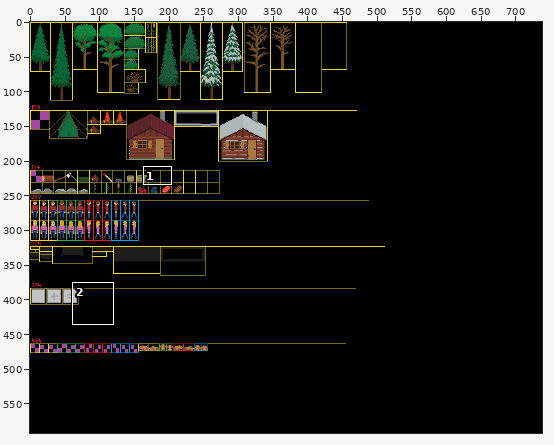
Two states of a sprite sheet, Textures/Textures.png. Above: a wide view before the commit, with the close-up outlined.
Close-up. As it was:
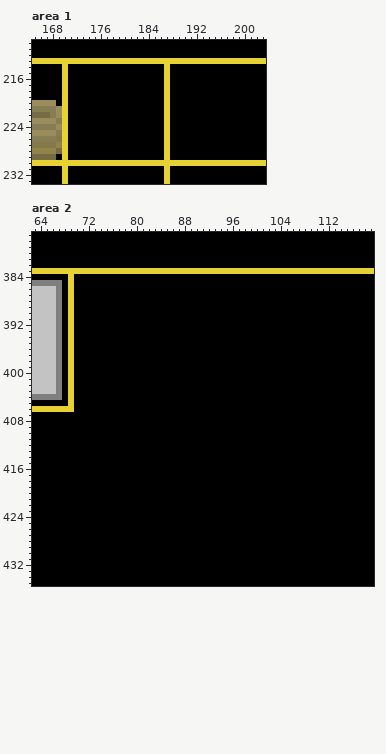
The file is 738x592 pixels. Colours within 5 levels of each other are drawn and written as one. Shown: area 1: x 165..203, y 210..233; area 2: x 63..119, y 377..435.
The same view after the edit:
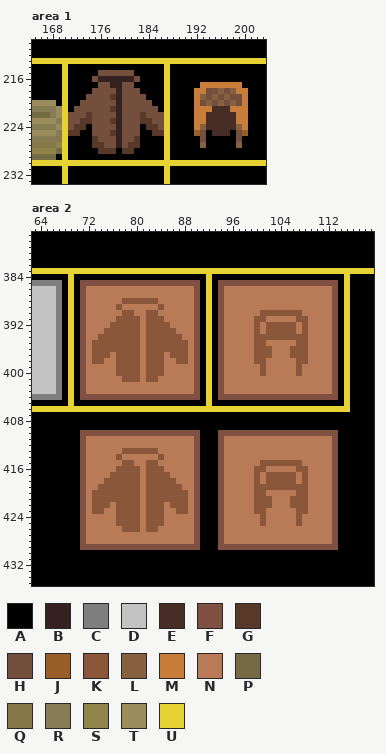
Palette (. is transparent): A #000000  B #352220  C #7f7f7f  D #c3c3c3  E #482c26  F #805042  G #583829  H #754f3e  J #9a5f29  K #8b573a  L #86603f  M #c87d3b  N #b97a57  P #756c45  Q #847947  R #877d54  S #91844b  T #9a8d5b  U #e6d232
Edits made:
Changed rows in their new state; - is an unchanged pixel.
Area 1:
first column x 171:
215 -----HHHHHH-------------------
216 ----HBBBBBBH------------------
217 -----HHBBHH-----------MMMMMMM-
218 ----HHHHBHHH---------MMHHLHLMM
219 ---HHHHGBHHHH--------MLHLHLHHM
220 --HHHHHHBHHHHH-------MHLHLHLHM
221 -HHHHHHGBHHHHHH------MMMEEEMMM
222 HHHGHHHHBHHHGHHH-----MMEEEEEMM
223 HHGGHHHGBHHHGGHH-----MMEEEEEMM
224 HGG-HHHHBHHH-GGH-----MLEEEEELM
225 GG--HHHGBHHH--GG-----JH-EEE-HJ
226 ----GHHHBHHG----------H-----H-
227 ----GGHHBHGG----------L-----L-
228 -----GGG-GG-------------------
Area 2:
first column x 70:
384 ----------------------U----------------------U
385 -FFFFFFFFFFFFFFFFFFFF-U-FFFFFFFFFFFFFFFFFFFF-U
386 -FNNNNNNNNNNNNNNNNNNF-U-FNNNNNNNNNNNNNNNNNNF-U
387 -FNNNNNNNNNNNNNNNNNNF-U-FNNNNNNNNNNNNNNNNNNF-U
388 -FNNNNNNKKKKKKNNNNNNF-U-FNNNNNNNNNNNNNNNNNNF-U
389 -FNNNNNKNNNNNNKNNNNNF-U-FNNNNNNNNNNNNNNNNNNF-U
390 -FNNNNNNKKNNKKNNNNNNF-U-FNNNNNNKKKKKKKNNNNNF-U
391 -FNNNNNKKKKNKKKNNNNNF-U-FNNNNNKKNNNNNKKNNNNF-U
392 -FNNNNKKKKKNKKKKNNNNF-U-FNNNNNKNKKKKKNKNNNNF-U
393 -FNNNKKKKKKNKKKKKNNNF-U-FNNNNNKNKKKKKNKNNNNF-U
394 -FNNKKKKKKKNKKKKKKNNF-U-FNNNNNKKKKKKKKKNNNNF-U
395 -FNKKKKKKKKNKKKKKKKNF-U-FNNNNNKKNNNNNKKNNNNF-U
396 -FNKKKKKKKKNKKKKKKKNF-U-FNNNNNKKKNNNKKKNNNNF-U
397 -FNKKKNKKKKNKKKNKKKNF-U-FNNNNNKKKNNNKKKNNNNF-U
398 -FNKKNNKKKKNKKKNNKKNF-U-FNNNNNKKNNNNNKKNNNNF-U
399 -FNNNNNKKKKNKKKNNNNNF-U-FNNNNNNKNNNNNKNNNNNF-U
400 -FNNNNNKKKKNKKKNNNNNF-U-FNNNNNNKNNNNNKNNNNNF-U
401 -FNNNNNNKKKNKKNNNNNNF-U-FNNNNNNNNNNNNNNNNNNF-U
402 -FNNNNNNNNNNNNNNNNNNF-U-FNNNNNNNNNNNNNNNNNNF-U
403 -FNNNNNNNNNNNNNNNNNNF-U-FNNNNNNNNNNNNNNNNNNF-U
404 -FFFFFFFFFFFFFFFFFFFF-U-FFFFFFFFFFFFFFFFFFFF-U
405 ----------------------U----------------------U
406 UUUUUUUUUUUUUUUUUUUUUUUUUUUUUUUUUUUUUUUUUUUUUU
first column x 71:
410 FFFFFFFFFFFFFFFFFFFF---FFFFFFFFFFFFFFFFFFFF
411 FNNNNNNNNNNNNNNNNNNF---FNNNNNNNNNNNNNNNNNNF
412 FNNNNNNNNNNNNNNNNNNF---FNNNNNNNNNNNNNNNNNNF
413 FNNNNNNKKKKKKNNNNNNF---FNNNNNNNNNNNNNNNNNNF
414 FNNNNNKNNNNNNKNNNNNF---FNNNNNNNNNNNNNNNNNNF
415 FNNNNNNKKNNKKNNNNNNF---FNNNNNNKKKKKKKNNNNNF
416 FNNNNNKKKKNKKKNNNNNF---FNNNNNKKNNNNNKKNNNNF
417 FNNNNKKKKKNKKKKNNNNF---FNNNNNKNKKKKKNKNNNNF
418 FNNNKKKKKKNKKKKKNNNF---FNNNNNKNKKKKKNKNNNNF
419 FNNKKKKKKKNKKKKKKNNF---FNNNNNKKKKKKKKKNNNNF
420 FNKKKKKKKKNKKKKKKKNF---FNNNNNKKNNNNNKKNNNNF
421 FNKKKKKKKKNKKKKKKKNF---FNNNNNKKKNNNKKKNNNNF
422 FNKKKNKKKKNKKKNKKKNF---FNNNNNKKKNNNKKKNNNNF
423 FNKKNNKKKKNKKKNNKKNF---FNNNNNKKNNNNNKKNNNNF
424 FNNNNNKKKKNKKKNNNNNF---FNNNNNNKNNNNNKNNNNNF
425 FNNNNNKKKKNKKKNNNNNF---FNNNNNNKNNNNNKNNNNNF
426 FNNNNNNKKKNKKNNNNNNF---FNNNNNNNNNNNNNNNNNNF
427 FNNNNNNNNNNNNNNNNNNF---FNNNNNNNNNNNNNNNNNNF
428 FNNNNNNNNNNNNNNNNNNF---FNNNNNNNNNNNNNNNNNNF
429 FFFFFFFFFFFFFFFFFFFF---FFFFFFFFFFFFFFFFFFFF
Pixel boxes of the changes (left, top, right, bottom) in both close-ups:
changed: (68, 70, 164, 154)
changed: (194, 82, 248, 148)
changed: (74, 274, 350, 412)
changed: (80, 430, 338, 550)
